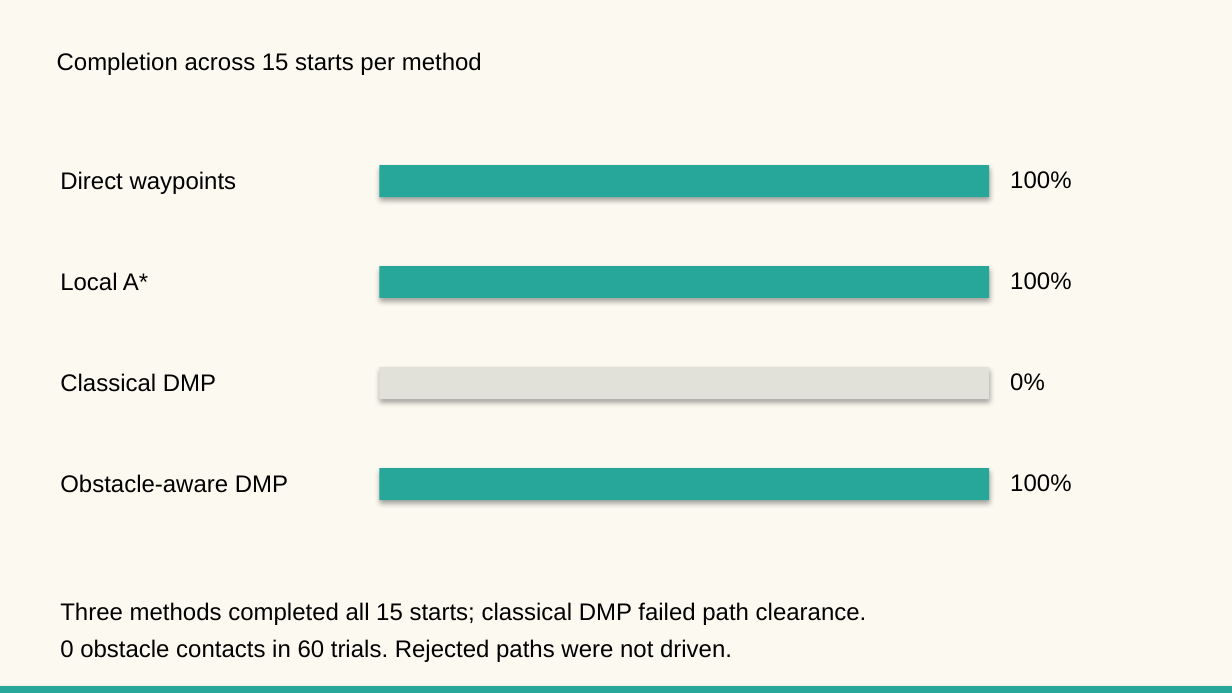
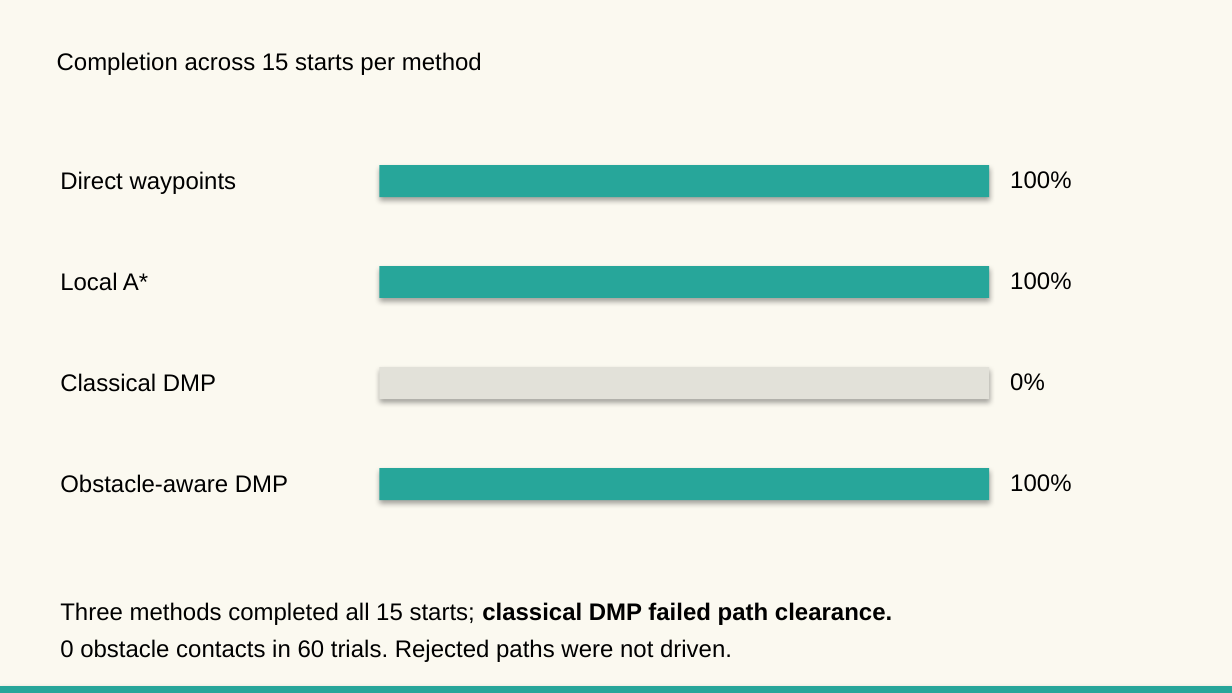
Before and after one commit to ayushkaulgud/teach-repeat-rover-navigation, a slide deck: slide 7 of docs/Teach_and_Repeat_Project_Update_Oct_7_2026.pptx. Drawn at 1232x693 pixels with LibreOffice and Linux fonts; fonts in the diff are those of the drawing. Boxes give left, top, right and bottom in pixels: in the first picture for what was removed or moved away, otherwise in the second. Text is boxed around its words. In the diff, an @@ line names an element or a change of style, - is before the commit and + after.

Commit message:
style: refine simulation slide and link repository

```diff
--- a/docs/Teach_and_Repeat_Project_Update_Oct_7_2026.pptx
+++ b/docs/Teach_and_Repeat_Project_Update_Oct_7_2026.pptx
@@ text "Three methods completed all 15 ..." at [60, 602, 892, 625]: bold on in "classical DMP failed path clearance." @@
```
Also in this commit, not shown: 6 other slides changed, 3 other files.
